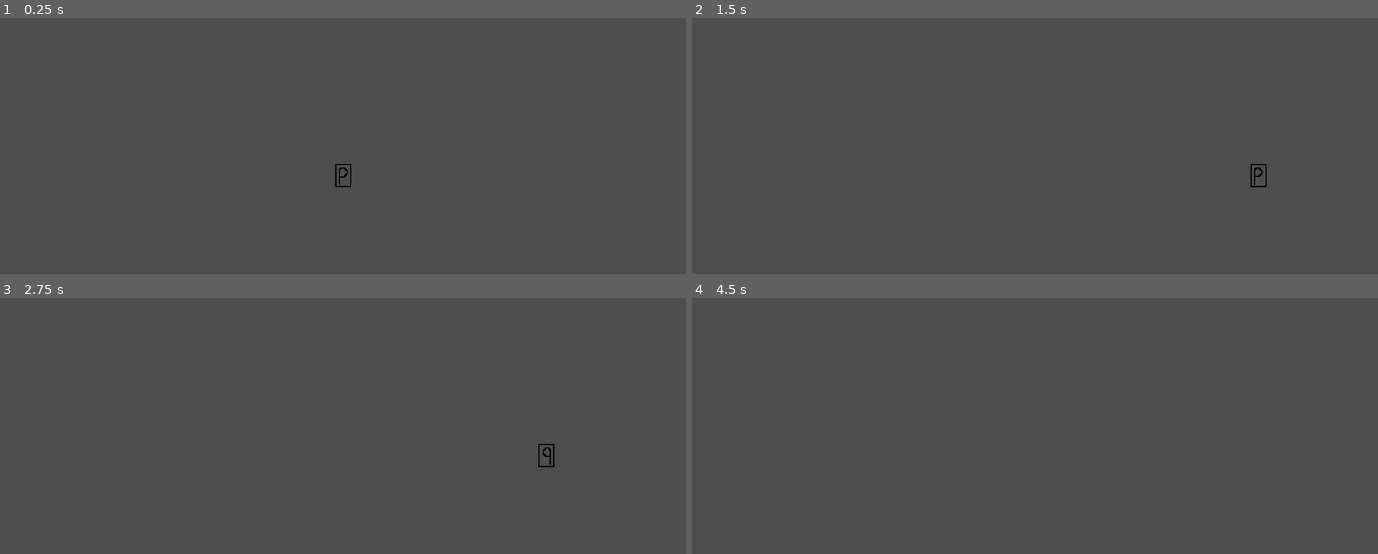
Above: before the commit, frames 1-4 (two rows, left to right).
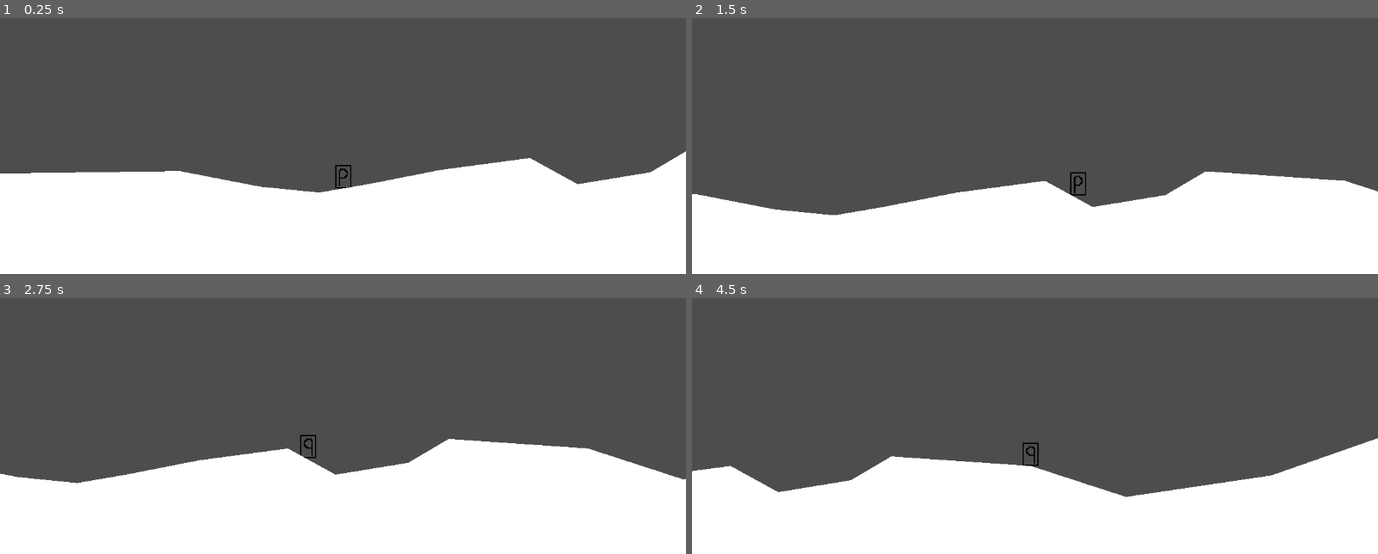
Above: after the commit, the same moments.

Repository: rhnikjk/2d-game
Game: Godot game, scene res://scenes/game.tscn
Two runs of this game, one before a commit and one after it. Both use one fixed random seed, a clock stepped at 60 frames per second and the inputs below.
Inputs:
- Up to frame 1 (0.25 s): no input
- Up to frame 2 (1.5 s): tap Enter (ui_accept) at 0.5 s; hold D (move_right) from 0.53 s (still down); tap W (jump) at 0.77 s
- Up to frame 3 (2.75 s): tap W (jump) at 1.52 s; release D (move_right) at 2.03 s; hold A (move_left) from 2.03 s (still down)
- Up to frame 4 (4.5 s): release A (move_left) at 2.78 s; hold D (move_right) 2.78-4.28 s; tap W (jump) at 3.02, 3.77 s; hold A (move_left) from 4.28 s (still down)

The runs differ from the first frame. In frame 1, 39% of the frame differs, in the area x 0-100%, y 52-100%; in frame 2, 32%; in frame 3, 36%; in frame 4, 32%.

Commit message:
added level geometry

Diff:
--- a/Scenes/game.tscn
+++ b/Scenes/game.tscn
@@ -2,20 +2,20 @@
 
 [ext_resource type="PackedScene" uid="uid://b10yw1uf5smas" path="res://scenes/player.tscn" id="1_ft5ia"]
 [ext_resource type="Script" path="res://scripts/player.gd" id="2_o1e4g"]
-
-[sub_resource type="WorldBoundaryShape2D" id="WorldBoundaryShape2D_jl2uv"]
+[ext_resource type="Script" path="res://scripts/StaticBody2D.gd" id="3_tmxx2"]
 
 [node name="game" type="Node2D"]
 
 [node name="player" parent="." instance=ExtResource("1_ft5ia")]
 script = ExtResource("2_o1e4g")
 
-[node name="Camera2D" type="Camera2D" parent="."]
+[node name="Camera2D" type="Camera2D" parent="player"]
 position = Vector2(0, -77)
 zoom = Vector2(2, 2)
+position_smoothing_enabled = true
 
 [node name="StaticBody2D" type="StaticBody2D" parent="."]
+script = ExtResource("3_tmxx2")
 
-[node name="CollisionShape2D" type="CollisionShape2D" parent="StaticBody2D"]
-position = Vector2(0, 12)
-shape = SubResource("WorldBoundaryShape2D_jl2uv")
+[node name="Polygon2D" type="Polygon2D" parent="StaticBody2D"]
+polygon = PackedVector2Array(-287, 6, -137, 4, -70, 17, -20, 22, 21, 15, 82, 3, 157, -7, 197, 15, 258, 5, 292, -15, 409, -7, 489, 19, 611, 1, 711, -34, 763, -84, 841, -130, 1002, -146, 1150, -190, 1254, -214, 1396, -214, 1536, -152, 1598, -72, 1628, -25, 1836, -52, 1993, -52, 2195, -29, 2281, -33, 2409, -46, 2416, 768, -362, 768, -369, -19)
--- /dev/null
+++ b/scenes/enemy.tscn
@@ -0,0 +1,6 @@
+[gd_scene load_steps=2 format=3 uid="uid://obakfxkmu7kc"]
+
+[ext_resource type="Script" path="res://scripts/enemy.gd" id="1_xe10q"]
+
+[node name="enemy" type="CharacterBody2D"]
+script = ExtResource("1_xe10q")
--- a/scenes/game.tscn
+++ b/scenes/game.tscn
@@ -2,20 +2,20 @@
 
 [ext_resource type="PackedScene" uid="uid://b10yw1uf5smas" path="res://scenes/player.tscn" id="1_ft5ia"]
 [ext_resource type="Script" path="res://scripts/player.gd" id="2_o1e4g"]
-
-[sub_resource type="WorldBoundaryShape2D" id="WorldBoundaryShape2D_jl2uv"]
+[ext_resource type="Script" path="res://scripts/StaticBody2D.gd" id="3_tmxx2"]
 
 [node name="game" type="Node2D"]
 
 [node name="player" parent="." instance=ExtResource("1_ft5ia")]
 script = ExtResource("2_o1e4g")
 
-[node name="Camera2D" type="Camera2D" parent="."]
+[node name="Camera2D" type="Camera2D" parent="player"]
 position = Vector2(0, -77)
 zoom = Vector2(2, 2)
+position_smoothing_enabled = true
 
 [node name="StaticBody2D" type="StaticBody2D" parent="."]
+script = ExtResource("3_tmxx2")
 
-[node name="CollisionShape2D" type="CollisionShape2D" parent="StaticBody2D"]
-position = Vector2(0, 12)
-shape = SubResource("WorldBoundaryShape2D_jl2uv")
+[node name="Polygon2D" type="Polygon2D" parent="StaticBody2D"]
+polygon = PackedVector2Array(-287, 6, -137, 4, -70, 17, -20, 22, 21, 15, 82, 3, 157, -7, 197, 15, 258, 5, 292, -15, 409, -7, 489, 19, 611, 1, 711, -34, 763, -84, 841, -130, 1002, -146, 1150, -190, 1254, -214, 1396, -214, 1536, -152, 1598, -72, 1628, -25, 1836, -52, 1993, -52, 2195, -29, 2281, -33, 2409, -46, 2416, 768, -362, 768, -369, -19)
--- /dev/null
+++ b/scripts/StaticBody2D.gd
@@ -0,0 +1,15 @@
+@tool
+extends StaticBody2D
+
+
+# Called when the node enters the scene tree for the first time.
+func _ready():
+	if not Engine.is_editor_hint():
+		var coll := CollisionPolygon2D.new()
+		coll.polygon = $Polygon2D.polygon
+		add_child(coll)
+
+
+# Called every frame. 'delta' is the elapsed time since the previous frame.
+func _process(delta):
+	pass
